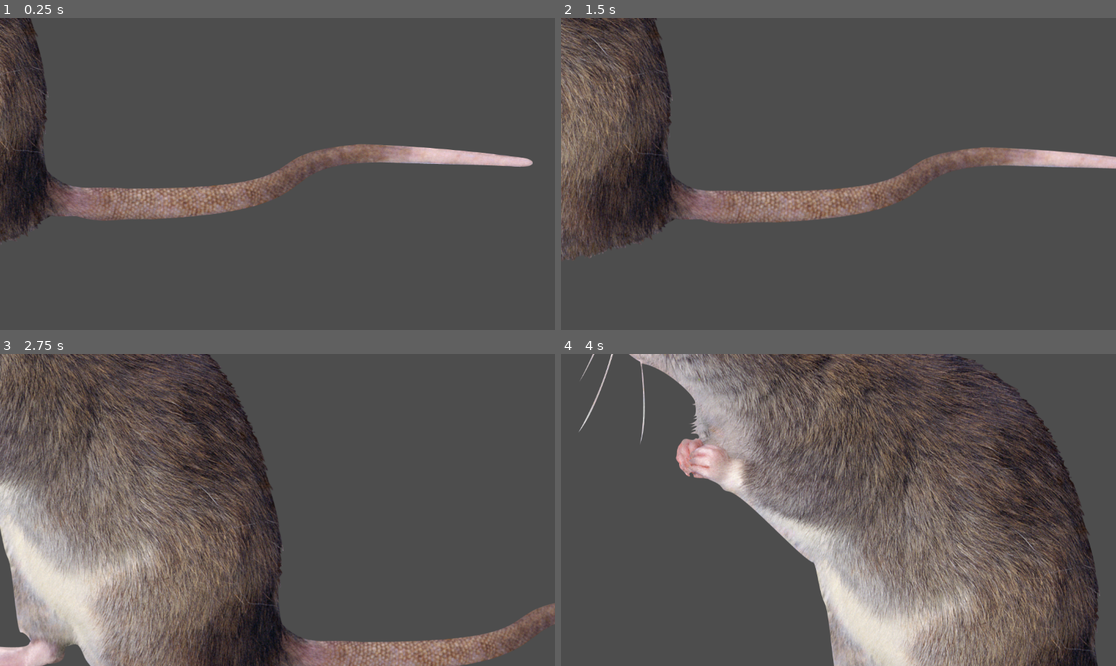
Above: before the commit, frames 1-4 (two rows, left to right).
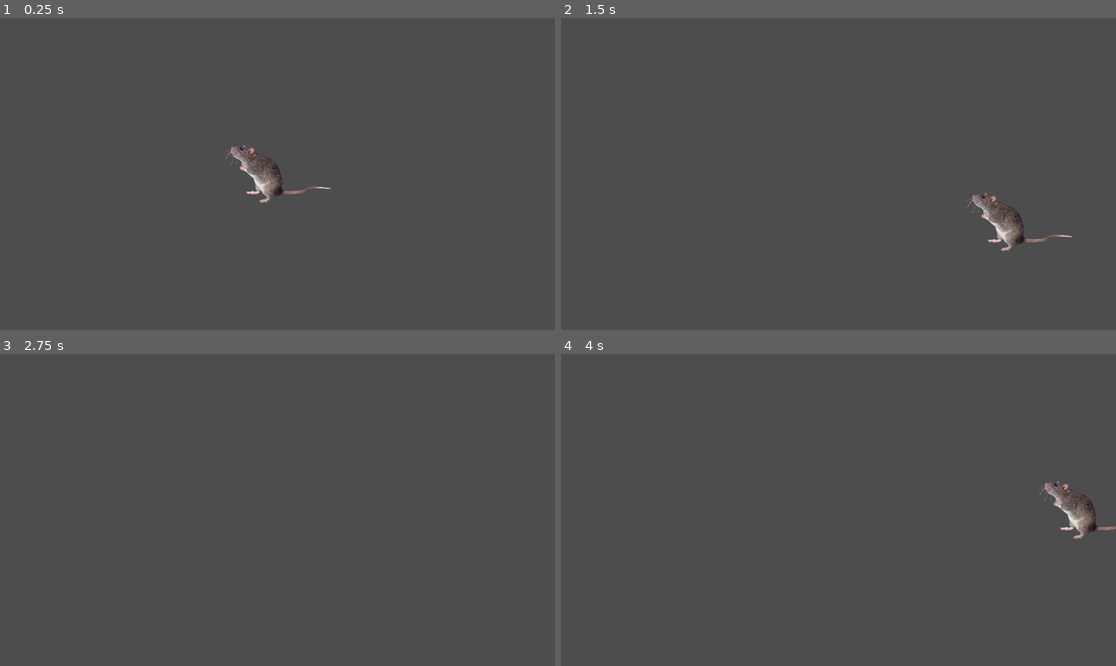
Above: after the commit, the same moments.

Repository: zozobirb/RATTICUS
Game: Godot game, scene res://assets/scenes/game.tscn
The game is run twice, just before and just after one commit, with the same random seed, the same clock (stepped at 60 frames per second) and the same inputs. The project has no main scene, so this scene is started directly.
Inputs:
- Up to frame 1 (0.25 s): no input
- Up to frame 2 (1.5 s): tap Enter at 0.5 s; hold Right (ui_right) 0.53-1.28 s; hold Down (ui_down) from 1.28 s (still down)
- Up to frame 3 (2.75 s): release Down (ui_down) at 2.03 s; hold Right (ui_right) from 2.03 s (still down)
- Up to frame 4 (4 s): release Right (ui_right) at 2.78 s; hold Up (ui_up) 2.78-3.53 s; hold Left (ui_left) from 3.53 s (still down)

The runs differ from the first frame. In frame 1, 10% of the frame differs, in the area x 0-96%, y 0-73%; in frame 2, 16%; in frame 3, 38%; in frame 4, 41%, in the area x 3-100%, y 0-100%.

Commit message:
WORKING WALKK

Diff:
--- a/ratticus/assets/scenes/game.tscn
+++ b/ratticus/assets/scenes/game.tscn
@@ -5,3 +5,7 @@
 [node name="game" type="Node2D"]
 
 [node name="Player" parent="." instance=ExtResource("1_cb66b")]
+scale = Vector2(0.1, 0.1)
+
+[node name="Camera2D" type="Camera2D" parent="."]
+position_smoothing_enabled = true
--- a/ratticus/assets/scenes/player.tscn
+++ b/ratticus/assets/scenes/player.tscn
@@ -1,7 +1,9 @@
-[gd_scene load_steps=4 format=3 uid="uid://dxwghgmtynmm"]
+[gd_scene load_steps=5 format=3 uid="uid://dxwghgmtynmm"]
 
 [ext_resource type="Script" uid="uid://cmu72shv0pwln" path="res://assets/scripts/player.gd" id="1_rwm0n"]
 [ext_resource type="Texture2D" uid="uid://xcjmjnwqribd" path="res://assets/sprites/pngimg.com - rat_mouse_PNG23553.png" id="2_s027a"]
+
+[sub_resource type="RectangleShape2D" id="RectangleShape2D_s027a"]
 
 [sub_resource type="SpriteFrames" id="SpriteFrames_14505"]
 animations = [{
@@ -18,6 +20,7 @@
 script = ExtResource("1_rwm0n")
 
 [node name="CollisionShape2D" type="CollisionShape2D" parent="."]
+shape = SubResource("RectangleShape2D_s027a")
 
 [node name="AnimatedSprite2D" type="AnimatedSprite2D" parent="."]
 sprite_frames = SubResource("SpriteFrames_14505")
--- a/ratticus/assets/scripts/player.gd
+++ b/ratticus/assets/scripts/player.gd
@@ -1,13 +1,14 @@
 extends CharacterBody2D
 class_name Player
 
-var walkspeed := 300
+var walkspeed := 500
 var escapeChance := .50
 var encounterChance := .1
-var attack
-var defense
+var attack := 1
+var defense := 1
 var level := 1
-var hp
+var hp := 10
+var XP := 0
 
 func _process(delta: float) -> void:
 	_handle_walk(delta)
@@ -19,6 +20,15 @@
 	var y_input := Input.get_axis("ui_up", "ui_down")
 
 
-	velocity.y += walkspeed * delta * y_input
-	velocity.x += walkspeed * delta * x_input
+	global_position.y += walkspeed * delta * y_input
+	global_position.x += walkspeed * delta * x_input
 	pass
+
+func _level_up():
+	if(XP >= round(100 * (1+ level/2 ))):
+		XP -= round(100 * (1+ level/2 ))
+
+		level += 1
+		hp = round(hp * 1.8)
+		defense = round(defense * 1.7)
+		attack = round(attack * 1.5)
